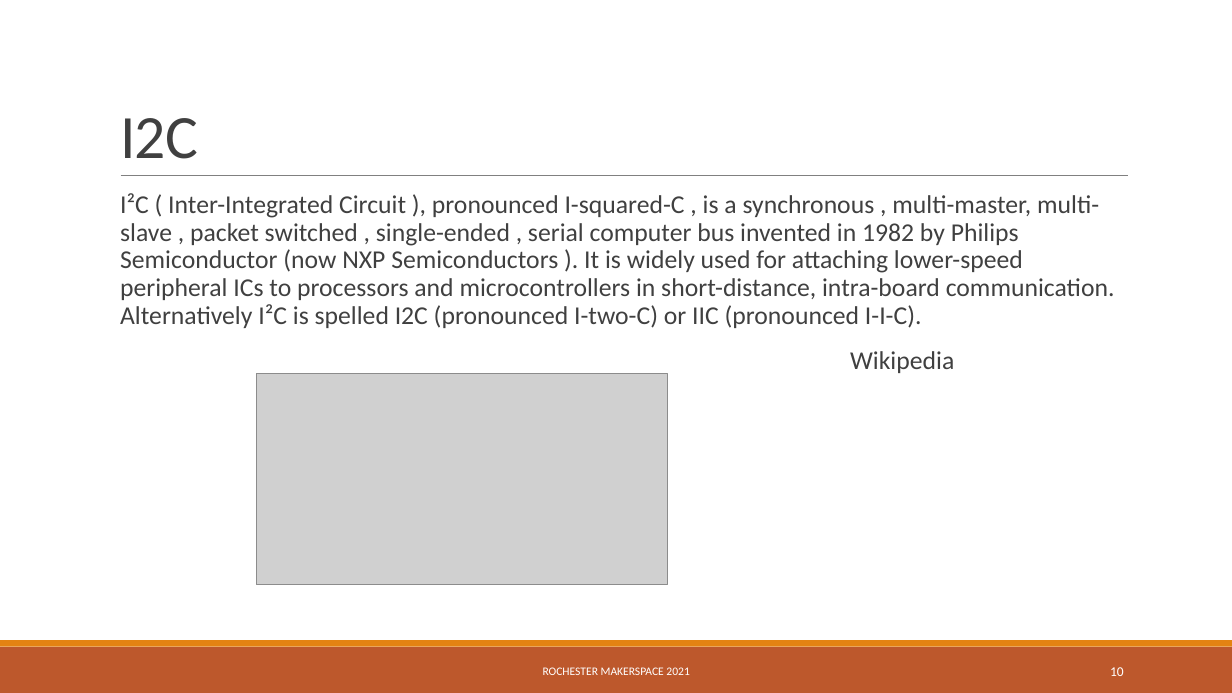
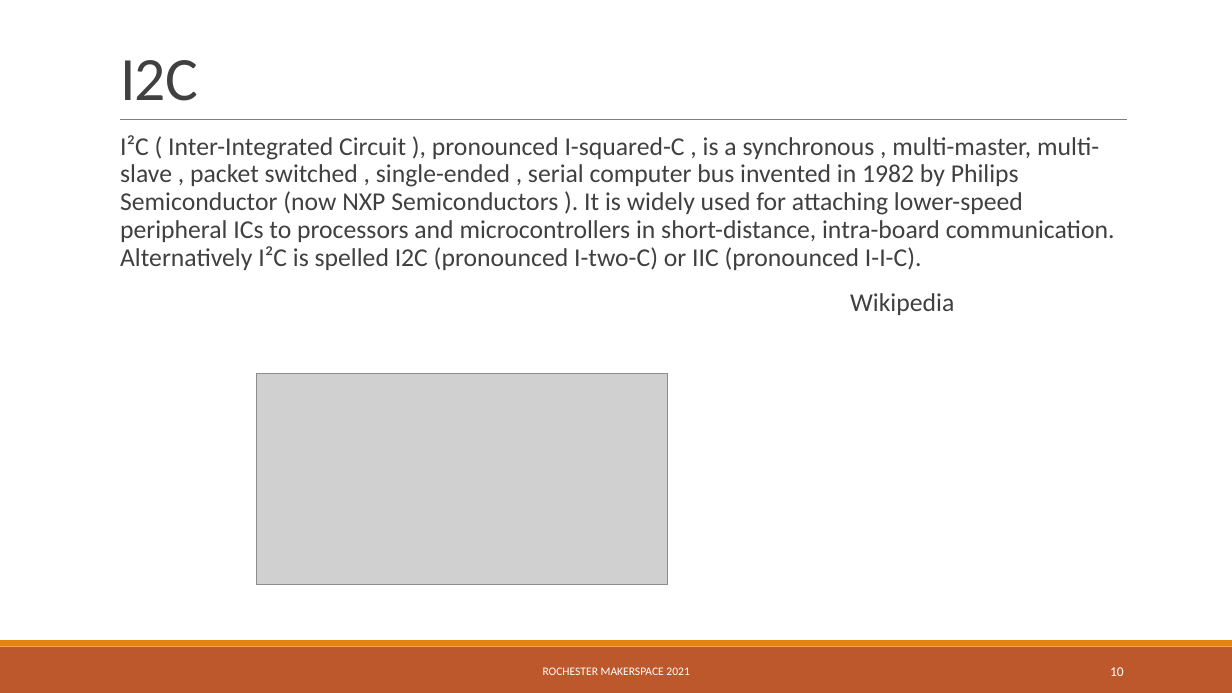
Before and after one commit to RochesterMakerSpace/ArduinoClass, a slide deck: slide 10 of docs/Introduction to Arduino.pptx. Drawn at 1232x693 pixels with LibreOffice and Linux fonts; fonts in the diff are those of the drawing; grey boxes stand for pictures. Boxes give left, top, right and bottom in pixels: in the first picture for what was removed or moved away, otherwise in the second. Text is boxed around its words. In the diff, an @@ line names an element or a change of style, - is before the commit and + after.

```diff
--- a/docs/Introduction to Arduino.pptx
+++ b/docs/Introduction to Arduino.pptx
@@ title "I2C": place and size @@
-title "I2C" at <box>120,118,198,159</box>
+title "I2C" at <box>120,60,198,101</box>
@@ line moved from (121, 176) - (1128, 176) to (120, 119) - (1128, 119) @@
@@ text "I²C ( Inter-Integrated Circuit ), ...": place and size @@
-text "I²C ( Inter-Integrated Circuit ), ..." at <box>120,193,1115,373</box>
+text "I²C ( Inter-Integrated Circuit ), ..." at <box>120,135,1115,315</box>
```
Also in this commit, not shown: 18 other slides changed, 3 slides added, 1 slide removed, 6 other files.
